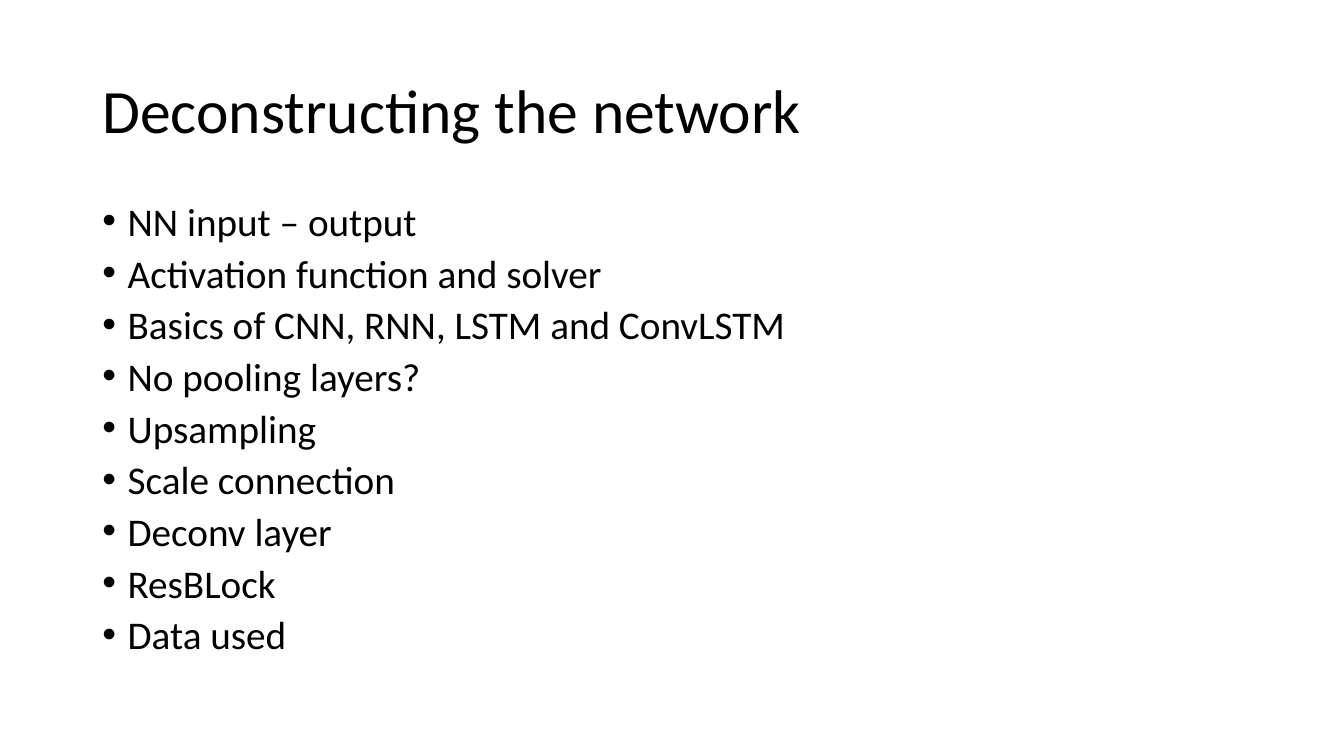
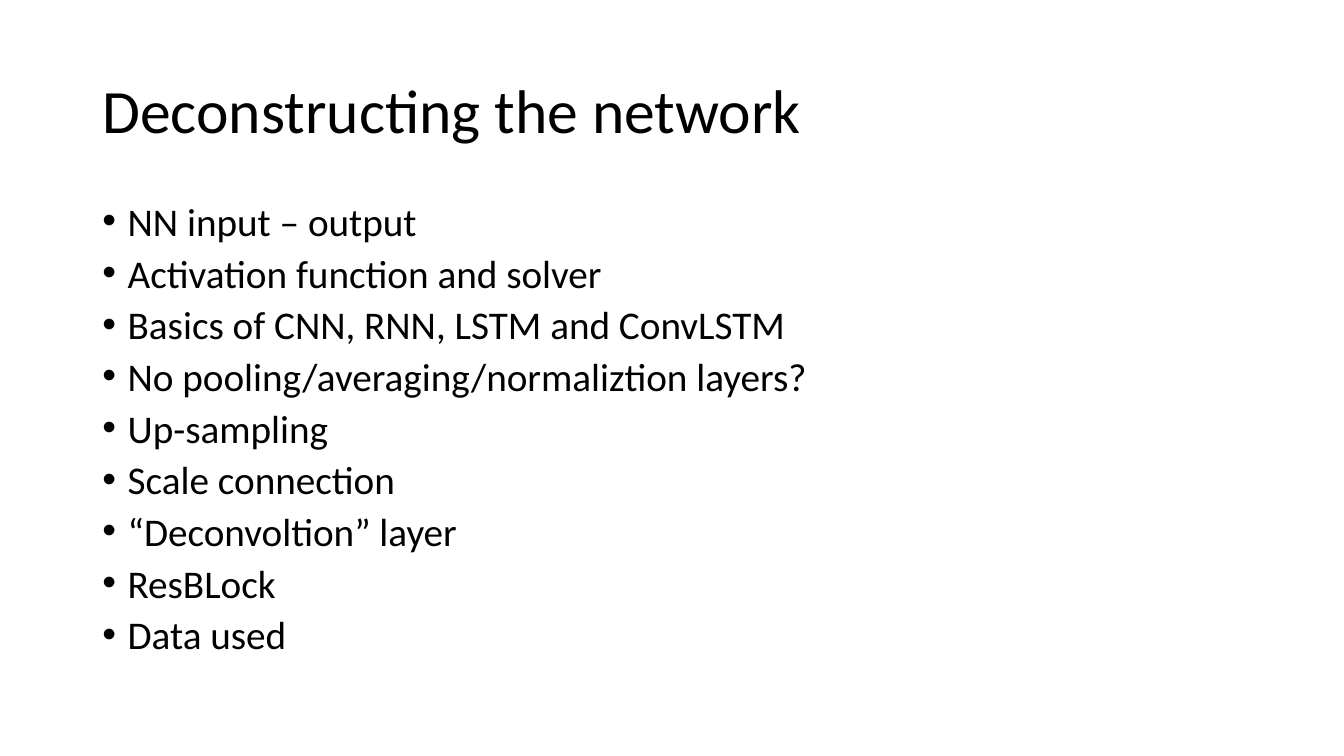
Before and after one commit to Tomlevron/Digital-image-processing, a slide deck: slide 7 of Slideshow/Scale-recurrent network for deblurring.pptx. Drawn at 1344x756 pixels with LibreOffice and Linux fonts; fonts in the diff are those of the drawing. Boxes give left, top, right and bottom in pixels: in the first picture for what was removed or moved away, otherwise in the second. Text is boxed around its words. In the diff, an @@ line names an element or a change of style, - is before the commit and + after.

```diff
--- a/Slideshow/Scale-recurrent network for deblurring.pptx
+++ b/Slideshow/Scale-recurrent network for deblurring.pptx
@@ text at box(128, 363, 806, 450): text changed @@
-• No pooling layers?
-• Upsampling
+• No pooling/averaging/normaliztion layers?
+• Up-sampling
@@ text at box(128, 518, 456, 553): text changed @@
-• Deconv layer
+• “Deconvoltion” layer
```
Also in this commit, not shown: 3 other slides changed, 1 slide added, 1 slide removed.
